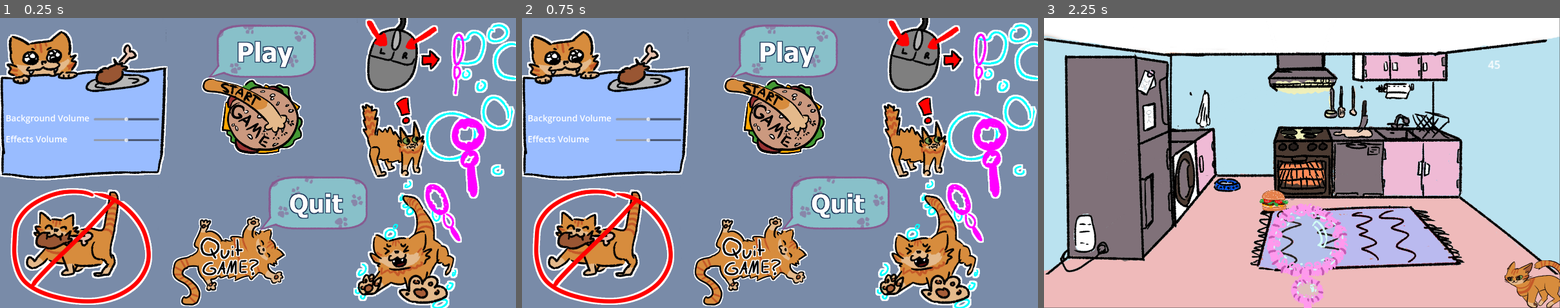
Above: before the commit, frames 1-3 (left to right).
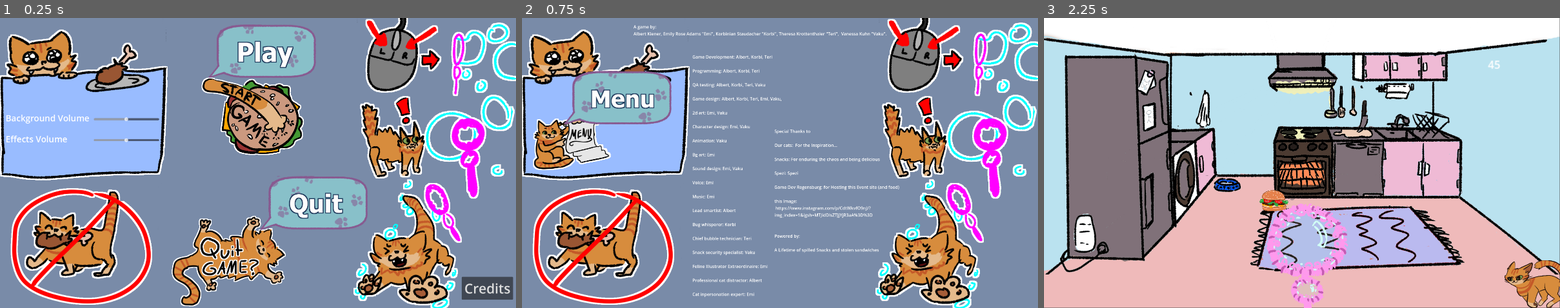
Above: after the commit, the same moments.

Repository: LuckyDiamond2/GGJ2025-Snack-attack-Bubble-Trouble
Game: Godot game, scene res://scenes/title_screen.tscn
Two runs of this game, one before a commit and one after it. Both use one fixed random seed, a clock stepped at 60 frames per second and the inputs below.
Inputs (mouse positions are in pixels of both pictures, inside the frame that each line leads up to):
- Up to frame 1 (0.25 s): no input
- Up to frame 2 (0.75 s): click (1007, 287) at 0.5 s, where only the run after the commit has a clickable "Credits"
- Up to frame 3 (2.25 s): click (1090, 139) at 1.27 s; click (1307, 49) at 2 s

The runs differ from the first frame. In frame 1, 0.8% of the frame differs, in the area x 89-100%, y 89-98%; in frame 2, 20%, in the area x 1-74%, y 2-100%; in frame 3, nothing differs.

Commit message:
added a temporary credit screen

Diff:
--- /dev/null
+++ b/scenes/credit_screen.tscn
@@ -0,0 +1,109 @@
+[gd_scene load_steps=5 format=3 uid="uid://du2uhmdid5cew"]
+
+[ext_resource type="Script" path="res://scripts/credit_screen.gd" id="1_pypu3"]
+[ext_resource type="Texture2D" uid="uid://dcsqjhtuao55q" path="res://assets/background/T_MainMenu.png" id="2_d5tei"]
+[ext_resource type="Texture2D" uid="uid://vs446etculmn" path="res://assets/other/T_MenuButton.png" id="6_tb14c"]
+[ext_resource type="Texture2D" uid="uid://x5wtsfuclfoh" path="res://assets/other/T_MenuB.png" id="7_f1qgo"]
+
+[node name="CreditScreen" type="Node"]
+script = ExtResource("1_pypu3")
+
+[node name="background" type="TextureRect" parent="."]
+offset_right = 40.0
+offset_bottom = 40.0
+texture = ExtResource("2_d5tei")
+
+[node name="MenuButton" type="Button" parent="."]
+offset_left = -86.0
+offset_top = 194.0
+offset_right = 434.0
+offset_bottom = 714.0
+icon = ExtResource("6_tb14c")
+flat = true
+
+[node name="MenuBubbleButton" type="Button" parent="."]
+offset_left = 152.0
+offset_top = 193.0
+offset_right = 560.0
+offset_bottom = 401.0
+icon = ExtResource("7_f1qgo")
+flat = true
+
+[node name="credits" type="Node" parent="."]
+
+[node name="headline" type="Label" parent="credits"]
+offset_left = 415.0
+offset_top = 21.0
+offset_right = 1357.0
+offset_bottom = 90.0
+text = "A game by:
+Albert Kiener, Emily Rose Adams \"Emi\", Korbinian Staudacher \"Korbi\", Theresa Krottenthaler \"Teri\",  Vanessa Kuhn \"Vaku\".
+"
+
+[node name="credits left" type="Label" parent="credits"]
+offset_left = 634.0
+offset_top = 133.0
+offset_right = 967.0
+offset_bottom = 1040.0
+text = "Game Development: Albert, Korbi, Teri
+
+Programming: Albert, Korbi, Teri
+
+QA testing: Albert, Korbi, Teri, Vaku
+
+Game design: Albert, Korbi, Teri, Emi, Vaku,
+
+2d art: Emi, Vaku
+
+Character design: Emi, Vaku
+
+Animation: Vaku
+
+Bg art: Emi
+
+Sound design: Emi, Vaku
+
+Voice: Emi
+
+Music: Emi
+
+Lead smartist: Albert
+
+Bug whisperer: Korbi
+
+Chief bubble technician: Teri
+
+Snack security specialist: Vaku
+
+Feline Illustrator Extraordinaire: Emi
+
+Professional cat distractor: Albert
+
+Cat inpersonation expert: Emi"
+
+[node name="credits right" type="Label" parent="credits"]
+offset_left = 939.0
+offset_top = 410.0
+offset_right = 1404.0
+offset_bottom = 1317.0
+text = "Special Thanks to
+
+Our cats:  For the Inspiration...
+
+Snacks: For enduring the chaos and being delicious
+
+Spezi: Spezi
+
+Game Dev Regensburg: for Hosting this Event site (and food)
+
+this Image:
+ https://www.instagram.com/p/CdtWkvfO9nJ/?
+img_index=1&igsh=MTJidDlsZTJjYjR3aA%3D%3D
+
+
+Powered by:
+
+A Lifetime of spilled Snacks and stolen sandwiches"
+
+[connection signal="pressed" from="MenuButton" to="." method="_on_menu_button_pressed"]
+[connection signal="pressed" from="MenuBubbleButton" to="." method="_on_menu_button_pressed"]
--- a/scenes/game_screen.tscn
+++ b/scenes/game_screen.tscn
@@ -26,6 +26,7 @@
 [node name="BGMAudioStreamPlayer" type="AudioStreamPlayer" parent="background"]
 stream = ExtResource("3_cwh5j")
 autoplay = true
+parameters/looping = false
 script = ExtResource("4_bbapu")
 
 [node name="Hamburger" parent="." instance=ExtResource("7_rgc0x")]
--- a/scenes/title_screen.tscn
+++ b/scenes/title_screen.tscn
@@ -98,9 +98,18 @@
 step = 0.05
 value = 0.5
 
+[node name="Credits" type="Button" parent="."]
+offset_left = 1718.0
+offset_top = 964.0
+offset_right = 1909.0
+offset_bottom = 1049.0
+theme_override_font_sizes/font_size = 50
+text = "Credits"
+
 [connection signal="pressed" from="Playbuttonbubble" to="." method="_on_play_button_pressed"]
 [connection signal="pressed" from="Playbutton" to="." method="_on_play_button_pressed"]
 [connection signal="pressed" from="QuitGameButton" to="." method="_on_quit_button_pressed"]
 [connection signal="pressed" from="QuitGameBubbleButton" to="." method="_on_quit_button_pressed"]
 [connection signal="value_changed" from="BGMVolume/HSlider" to="." method="_on_bmg_slider_value_changed"]
 [connection signal="value_changed" from="EffectVolume/HSlider" to="." method="_on_effect_slider_value_changed"]
+[connection signal="pressed" from="Credits" to="." method="_on_credits_pressed"]
--- /dev/null
+++ b/scripts/credit_screen.gd
@@ -0,0 +1,16 @@
+extends Node
+
+
+# Called when the node enters the scene tree for the first time.
+func _ready() -> void:
+	pass # Replace with function body.
+
+
+# Called every frame. 'delta' is the elapsed time since the previous frame.
+func _process(delta: float) -> void:
+	pass
+
+
+func _on_menu_button_pressed() -> void:
+	get_tree().change_scene_to_file("res://scenes/title_screen.tscn")
+	print("pressed 'Menu' from credits screen")
--- a/scripts/title_screen.gd
+++ b/scripts/title_screen.gd
@@ -28,3 +28,8 @@
 func _on_quit_button_pressed() -> void:
 	print("quit game from title screen")
 	get_tree().quit()
+
+
+func _on_credits_pressed() -> void:
+	get_tree().change_scene_to_file("res://scenes/credit_screen.tscn")
+	print("pressed 'credits'")
